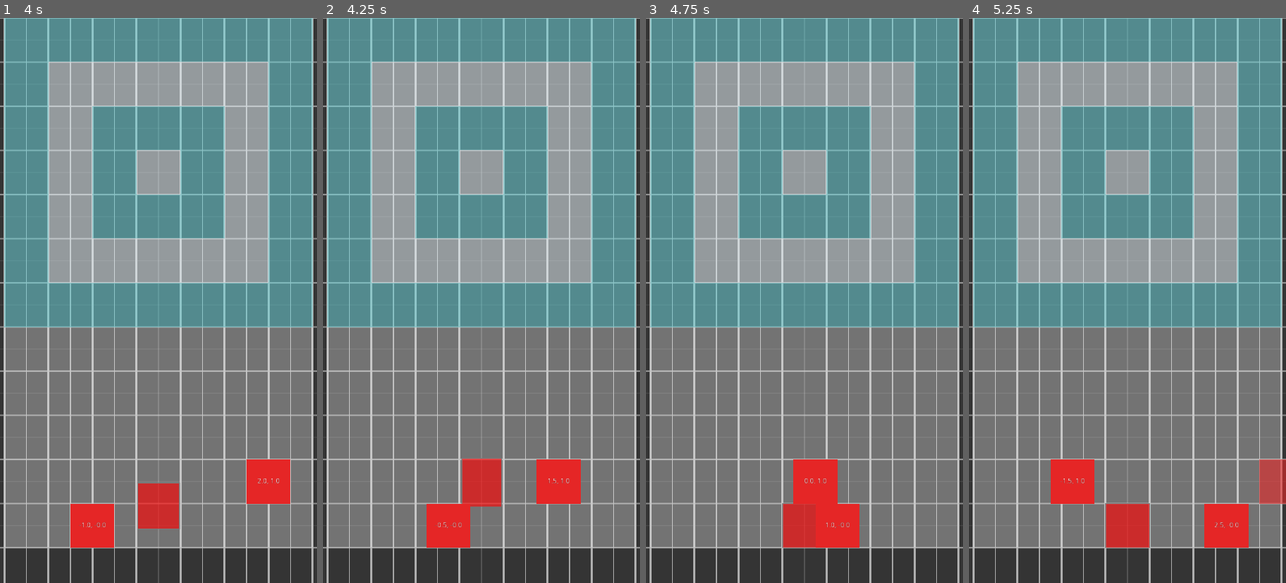
Above: before the commit, frames 1-4 (left to right).
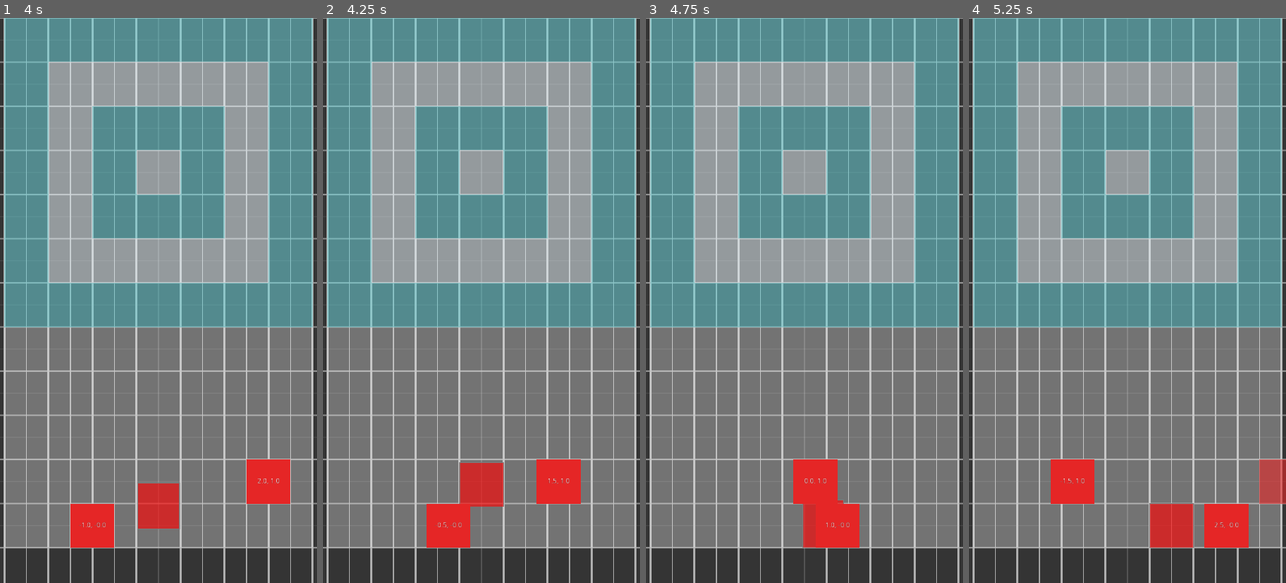
Above: after the commit, the same moments.

Repository: funexpected/jamper
Game: Godot game, scene res://level.tscn
The game is run twice, just before and just after one commit, with the same random seed, the same clock (stepped at 60 frames per second) and the same inputs. This scene is started directly instead of the project's main scene.
Inputs (mouse positions are in pixels of both pictures, inside the frame that each line leads up to):
- Up to frame 1 (4 s): tap Enter at 0.5 s; move the mouse to (228, 272) at 0.52 s; click (228, 272) at 0.67 s; move the mouse to (95, 328) at 1.27 s; click (95, 328) at 1.42 s; tap Space at 2 s; move the mouse to (190, 176) at 2.02 s; click (190, 176) at 2.17 s; move the mouse to (142, 413) at 2.77 s; click (142, 413) at 2.92 s; move the mouse to (253, 385) at 3.52 s; click (253, 385) at 3.67 s
- Up to frame 2 (4.25 s): no input
- Up to frame 3 (4.75 s): move the mouse to (709, 215) at 4.27 s; click (709, 215) at 4.42 s
- Up to frame 4 (5.25 s): move the mouse to (1143, 300) at 5.02 s; click (1143, 300) at 5.17 s

Frame 1 is identical in both runs. In frame 2, 0.2% of the frame differs, in the area x 42-58%, y 78-87%; in frame 3, 0.5%; in frame 4, 2.2%, in the area x 42-72%, y 85-94%.

Commit message:
push implement

Diff:
--- a/grandma.gd
+++ b/grandma.gd
@@ -21,6 +21,10 @@
 func set_texture(value):
 	texture = value
 	check()
+
+func get_player_position():
+	return Vector2(position.x / 75.0, position.y / 75.0)
+
 
 func check():
 	pass
@@ -61,14 +65,16 @@
 	jumping = false
 
 
-
+var _pushing = false
 func push(dir):
+	_pushing = true
 	var t = Time.TICK * 2
 	yield(tw\
 		.ip(sprite, "scale", Vector2(1,1), Vector2(0.9, 1.1), t*0.3)\
 		.ip(sprite, "scale", sprite.scale, Vector2(1, 1), t*0.5, tw.SINE, tw.INOUT, t*0.3)\
 		.ip(sprite, "position:x", sprite.position.x, sprite.position.x + 150 * dir, t*0.3, tw.CUBIC, tw.OUT, t*0.2),
 	"completed")
+	_pushing = false
 
 
 
--- a/level.gd
+++ b/level.gd
@@ -22,7 +22,26 @@
 	if !tick % 14:
 		print(get_active_squares(), "\n\n\n")
 
-
+	var player_pos = grandma.get_player_position()
+	if !is_need_to_jump and !grandma._pushing:
+		var _want_push
+		var to_many_to_push = false
+		for square in get_active_squares():
+			var s_pos = square.get_pos()
+			if abs(s_pos.y - player_pos.y) > 0.01:
+				 continue
+			if abs(s_pos.x - player_pos.x) < 1.51:
+				if _want_push:
+					to_many_to_push = true
+					break
+				_want_push = square
+		if _want_push && !to_many_to_push:
+			_want_push.color = Color()
+			print(_want_push.get_pos())
+			if _want_push.get_pos().x - player_pos.x > 0:
+				grandma.push(1)
+			else:
+				grandma.push(0)
 
 
 	if is_need_to_jump:
